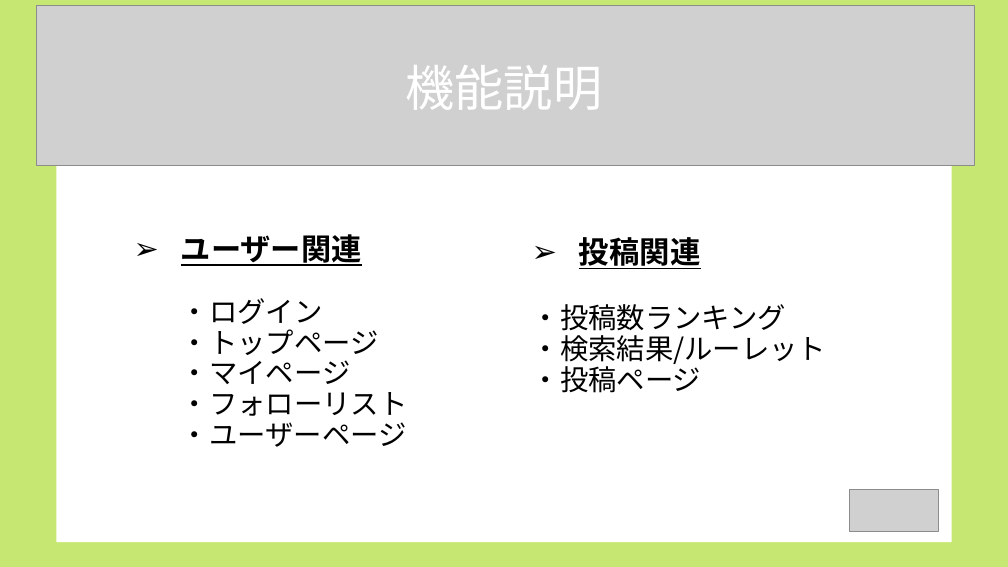
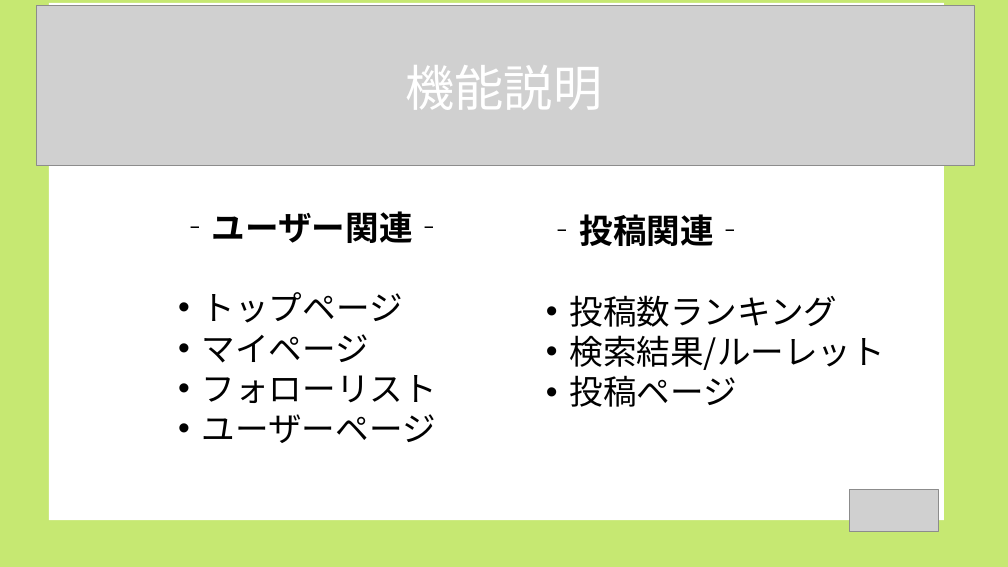
Before and after one commit to dojo2022/B-3, a slide deck: slide 5 of doc/コピー動画なし_B3炙りえんがわ_成果発表会資料.pptx. Drawn at 1008x567 pixels with LibreOffice and Linux fonts; fonts in the diff are those of the drawing; grey boxes stand for pictures. Boxes give left, top, right and bottom in pixels: in the first picture for what was removed or moved away, otherwise in the second. Text is boxed around its words. In the diff, an @@ line names an element or a change of style, - is before the commit and + after.

```diff
--- a/doc/コピー動画なし_B3炙りえんがわ_成果発表会資料.pptx
+++ b/doc/コピー動画なし_B3炙りえんがわ_成果発表会資料.pptx
@@ rectangle: place and size @@
-rectangle at box(57, 25, 952, 542)
+rectangle at box(49, 3, 944, 520)
@@ text "‐ユーザー関連‐" at box(178, 211, 446, 443): vertical alignment bottom to top @@
@@ text "‐投稿関連‐" at box(546, 214, 885, 407): vertical alignment bottom to top @@
@@ text at box(178, 211, 446, 443): text changed; size 27 to 32 pt @@
-➢ ユーザー関連
-  ・ログイン
-  ・トップページ
-  ・マイページ
-  ・フォローリスト
-  ・ユーザーページ
+‐ユーザー関連‐
+• トップページ
+• マイページ
+• フォローリスト
+• ユーザーページ
@@ text at box(546, 214, 885, 407): text changed; size 27 to 32 pt @@
-➢ 投稿関連
-・投稿数ランキング
-・検索結果/ルーレット
-・投稿ページ
+‐投稿関連‐
+• 投稿数ランキング
+• 検索結果/ルーレット
+• 投稿ページ
```
Also in this commit, not shown: 10 other slides changed, 1 slide added.
